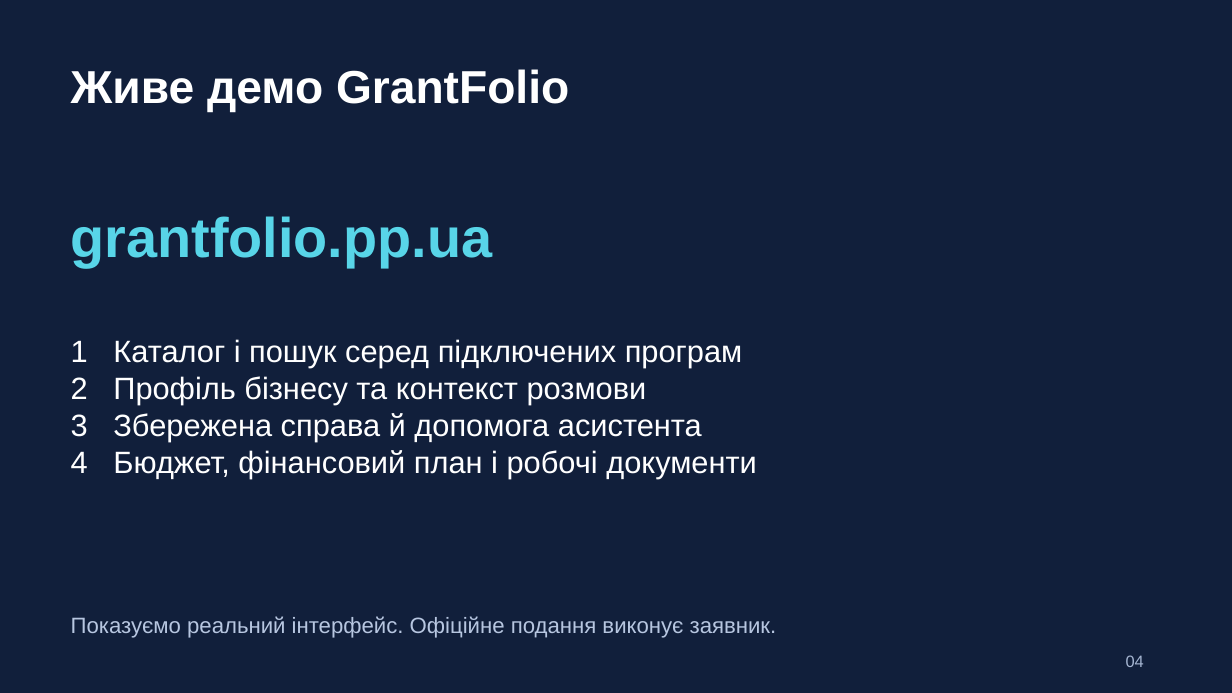
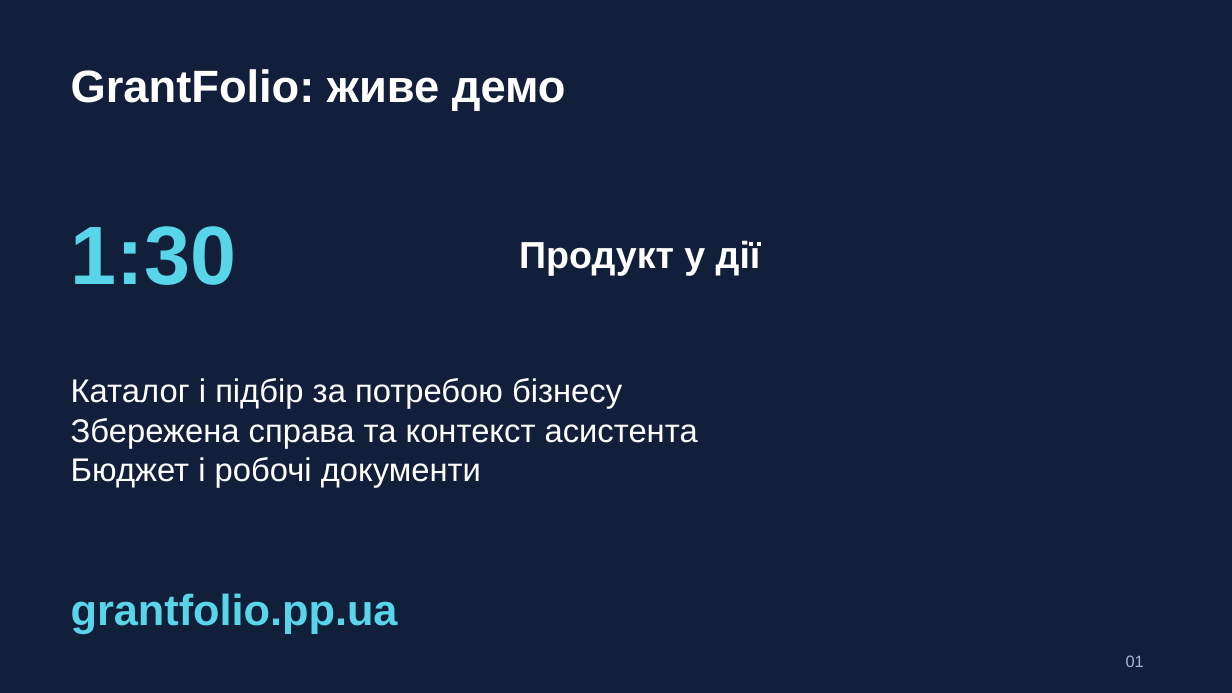
Before and after one commit to stashnid/GrantFolio, a slide deck: slide 1 of docs/presentation/GrantFolio.pptx (slide 4 before the commit). Drawn at 1232x693 pixels with LibreOffice and Linux fonts; fonts in the diff are those of the drawing. Boxes give left, top, right and bottom in pixels: in the first picture for what was removed or moved away, otherwise in the second. Text is boxed around its words. In the diff, an @@ line names an element or a change of style, - is before the commit and + after.

```diff
--- a/docs/presentation/GrantFolio.pptx
+++ b/docs/presentation/GrantFolio.pptx
@@ text at <box>71,69,566,111</box>: text changed; size 36 to 35.2 pt @@
-Живе демо GrantFolio
+GrantFolio: живе демо
@@ text added at <box>71,226,237,285</box>, 64.5 pt, text #58D5E8, bold @@
+1:30
@@ text added at <box>519,240,761,275</box>, 29.2 pt, text #FFFFFF, bold @@
+Продукт у дії
@@ text at <box>71,378,698,488</box>: text changed; size 24 to 25.5 pt @@
-1 Каталог і пошук серед підключених програм
-2 Профіль бізнесу та контекст розмови
-3 Збережена справа й допомога асистента
-4 Бюджет, фінансовий план і робочі документи
+Каталог і підбір за потребою бізнесу
+Збережена справа та контекст асистента
+Бюджет і робочі документи
@@ text "grantfolio.pp.ua": place and size @@
-text "grantfolio.pp.ua" at <box>71,216,493,267</box>
+text "grantfolio.pp.ua" at <box>71,593,398,633</box>
@@ text "grantfolio.pp.ua" at <box>71,593,398,633</box>: size 43.5 to 33.8 pt @@
@@ text removed at <box>71,616,777,638</box> @@
-Показуємо реальний інтерфейс. Офіційне подання виконує заявник.
@@ text at <box>1126,655,1144,667</box>: text changed @@
-04
+01
```
Also in this commit, not shown: 8 slides added, 8 slides removed, 12 other files.
